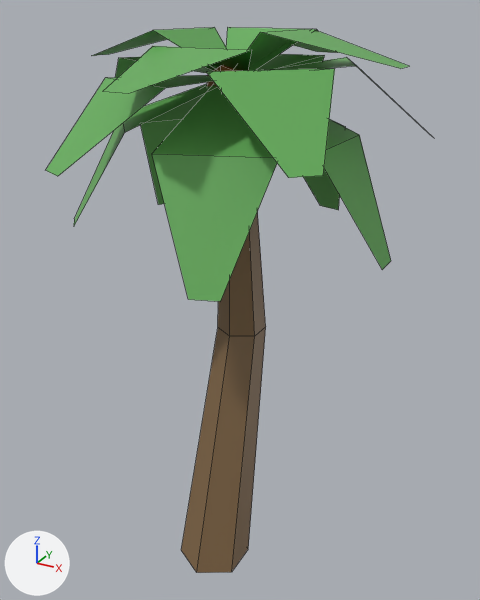
The FBX model Assets/3DModels/Props/PalmTree/PalmTree_01.fbx, before and after one commit.
One viewpoint serves both versions: a 50 mm camera at (5.99, -9.72, 11.09) aimed at (-0.04, 1.25, 5.6). The lights are fixed; the arrows at lower left show +X, +Y and +Z. The picture after the commit comes second. Mesh edges are drawn as thin lines. Where no turn or scale is listed for an object, it has been applied to the vertices. Vertices at exactly the same position are counted once.

Before the edit, the objects in view are built like this:
```python
me_cylinder_001 = bpy.data.meshes.new('Cylinder.001')
me_cylinder_001.from_pydata(...)  # 112 vertices, 51 faces; spans x -3.45..3.28, y -2.28..4.51, z 0.0..10.75
me_cylinder_001.materials.append(mat_leaves)  # picture img_palettetexture_png
# before: 0 (0.0, 0.75, 0.0), 2 (0.65, 0.38, 0.0) at pixel (248, 549), 4 (0.65, -0.38, 0.0) at pixel (231, 572), 6 (0.0, -0.75, 0.0) at pixel (196, 572), 8 (-0.65, -0.38, 0.0) at pixel (181, 550)
# before: 10 (-0.65, 0.38, 0.0)
ob_palmtree_01 = bpy.data.objects.new('PalmTree_01', me_cylinder_001)
ob_palmtree_01.location = (0.0, 0.0, 0.0)
```
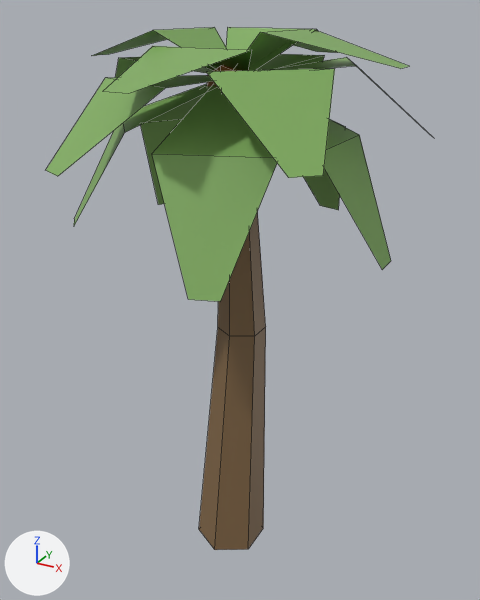
The newer file is also turned or shifted as a whole; pictures and numbers use the older file's frame.

Diff of the bpy script that builds the scene:
```diff
--- a/Assets/3DModels/Props/PalmTree/PalmTree_01.fbx.py
+++ b/Assets/3DModels/Props/PalmTree/PalmTree_01.fbx.py
@@ me_cylinder_001 @@
 me_cylinder_001.from_pydata(...)  # 112 vertices, 51 faces; spans x -3.45..3.28, y -2.28..4.51, z 0.0..10.75
 # used by ob_palmtree_01; location = (0.0, 0.0, 0.0)
+# me_cylinder_001 part 1
+for i in [0, 2, 4, 6, 8, 10]: me_cylinder_001.vertices[i].co += Vector((0.0, 0.75, 0.0))
+# me_cylinder_001 part 2: texture (UV) coordinates of 28 of 51 faces, centred in x -2.66..2.5, y -1.49..3.74, z 8.0..10.5, changed; they spanned u 0.43..0.43, v 0.66..0.66 and now span u 0.07..0.07, v 0.66..0.66
 me_cylinder_001.materials.append(mat_leaves)
```

Changed parts and their boxes (x1, y1, x2, y2) in the pictures (480 x 600 px; the box of a moved part takes in the faces that stretch with it):
'PalmTree_01', reshaped, surface changed
    before: (46, 27, 426, 573)
    after: (46, 27, 426, 550)
part 1 of me_cylinder_001, moved or reshaped
    before: (181, 327, 266, 573)
    after: (199, 327, 266, 550)
part 2 of me_cylinder_001, surface changed
    both: (46, 27, 409, 302)
